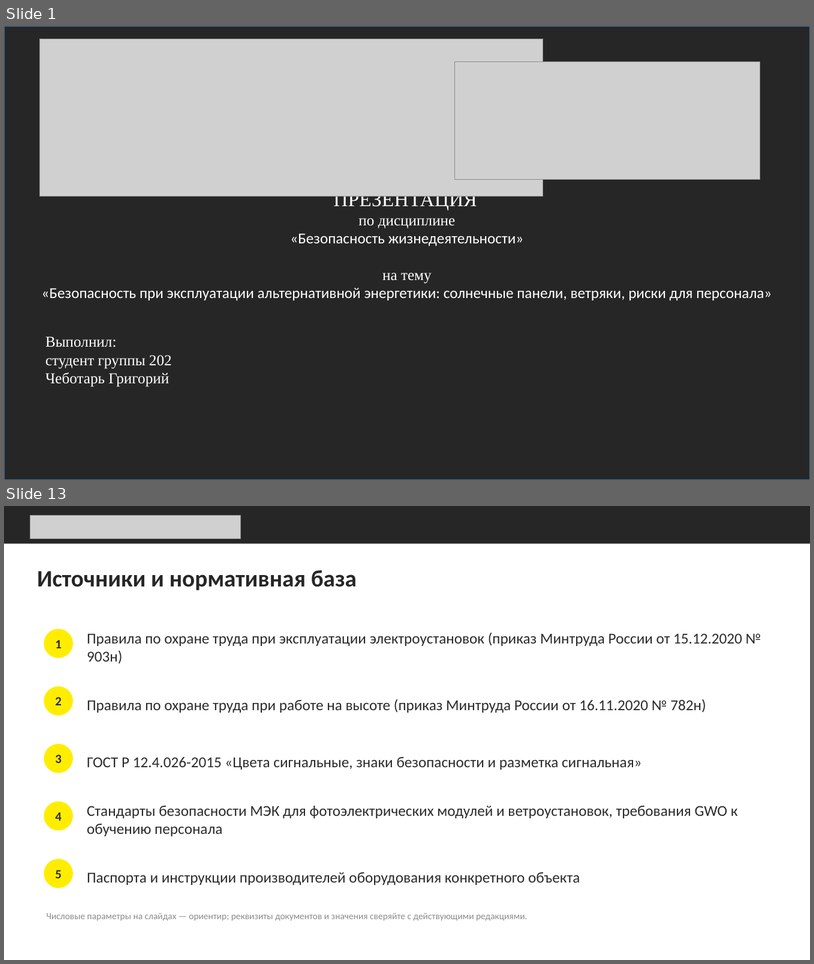
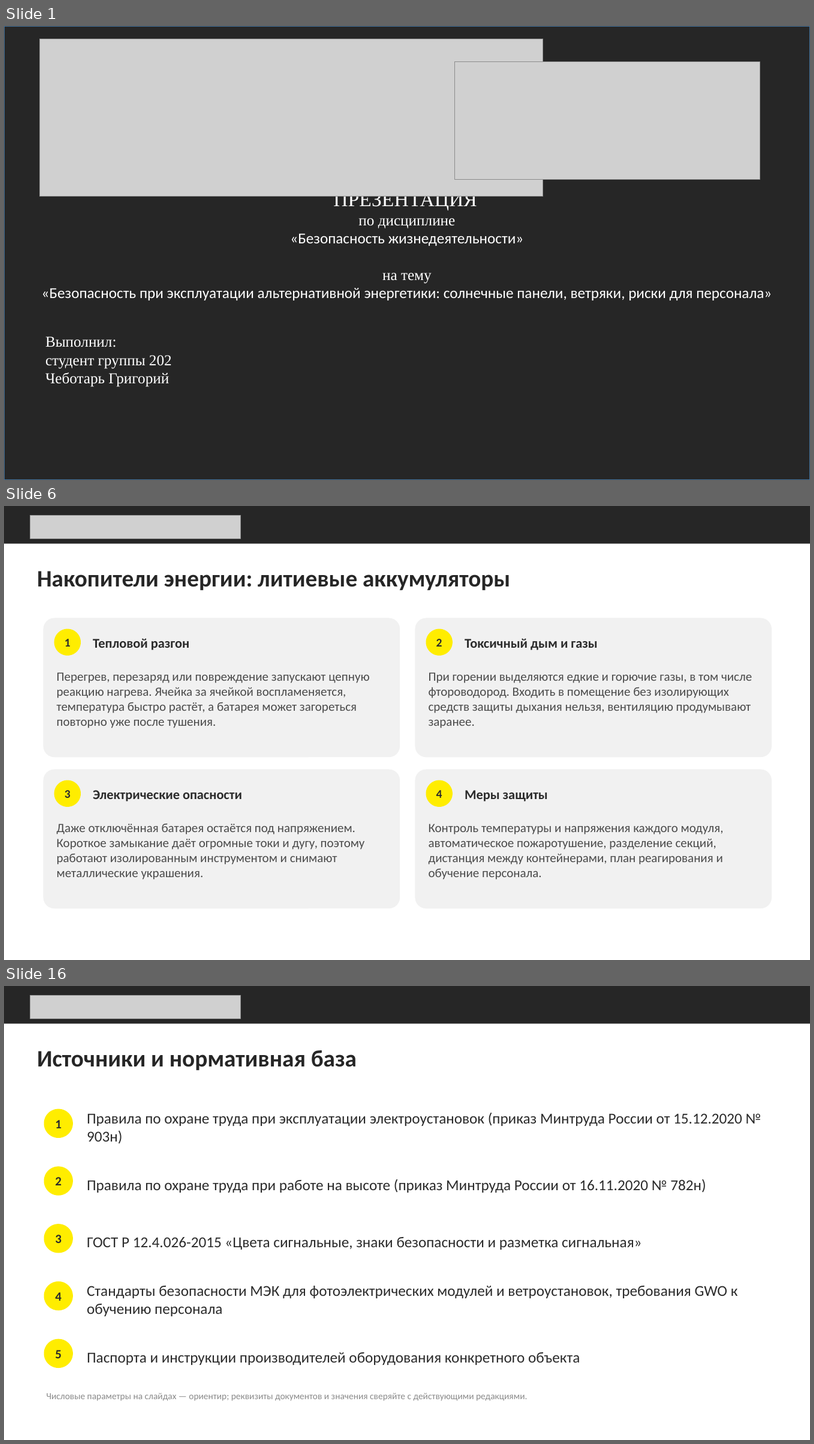
Before and after one commit to Goga288/the-rig, a slide deck: out/Безопасность_альтернативной_энергетики.pptx. Shown one above the other, each under a label of ours: slides 1 and 13 before the commit, slides 1, 6 and 16 after it; the slides between them are not shown. The pictures are 814x964 and 814x1444 pixels, drawn with LibreOffice and Linux fonts; fonts in the diff are those of the drawing; grey boxes stand for pictures. Boxes give left, top, right and bottom in pixels: in the first picture for what was removed or moved away, otherwise in the second. Text is boxed around its words. In the diff, an @@ line names an element or a change of style, - is before the commit and + after.

```diff
--- a/out/Безопасность_альтернативной_энергетики.pptx
+++ b/out/Безопасность_альтернативной_энергетики.pptx
@@ slide 6 added at (4,506,810,960), background #FFFFFF @@
@@ rectangle added at (4,506,810,544), fill #262626 @@
@@ picture added at (30,515,240,538) @@
@@ title added at (37,571,510,590), 28 pt, text #262626, bold @@
+Накопители энергии: литиевые аккумуляторы
@@ rounded rectangle added at (44,618,400,757), fill #F1F1F1 @@
@@ ellipse added at (54,629,81,655), fill #FFED00, 14 pt, text #2B2B2B, bold @@
+1
@@ rounded rectangle added at (416,618,772,757), fill #F1F1F1 @@
@@ ellipse added at (426,629,453,655), fill #FFED00, 14 pt, text #2B2B2B, bold @@
+2
@@ text added at (93,638,189,650), 16 pt, text #2B2B2B, bold @@
+Тепловой разгон
@@ text added at (465,638,597,650), 16 pt, text #2B2B2B, bold @@
+Токсичный дым и газы
@@ text added at (57,672,369,728), 15 pt, text #4B4B4B @@
+Перегрев, перезаряд или повреждение запускают цепную реакцию нагрева. Ячейка за ячейкой воспламеняется, температура быстро растёт, а батарея может загореться повторно уже после тушения.
@@ text added at (429,672,752,728), 15 pt, text #4B4B4B @@
+При горении выделяются едкие и горючие газы, в том числе фтороводород. Входить в помещение без изолирующих средств защиты дыхания нельзя, вентиляцию продумывают заранее.
@@ rounded rectangle added at (44,769,400,908), fill #F1F1F1 @@
@@ rounded rectangle added at (416,769,772,908), fill #F1F1F1 @@
@@ ellipse added at (54,780,81,807), fill #FFED00, 14 pt, text #2B2B2B, bold @@
+3
@@ text added at (93,790,242,801), 16 pt, text #2B2B2B, bold @@
+Электрические опасности
@@ ellipse added at (426,780,453,807), fill #FFED00, 14 pt, text #2B2B2B, bold @@
+4
@@ text added at (465,790,548,801), 16 pt, text #2B2B2B, bold @@
+Меры защиты
@@ text added at (57,823,365,879), 15 pt, text #4B4B4B @@
+Даже отключённая батарея остаётся под напряжением. Короткое замыкание даёт огромные токи и дугу, поэтому работают изолированным инструментом и снимают металлические украшения.
@@ text added at (429,823,724,879), 15 pt, text #4B4B4B @@
+Контроль температуры и напряжения каждого модуля, автоматическое пожаротушение, разделение секций, дистанция между контейнерами, план реагирования и обучение персонала.
@@ what was slide 13 is now slide 16 @@
```
Also in this commit, not shown: 11 slides changed, 2 other slides added, 1 other file.
